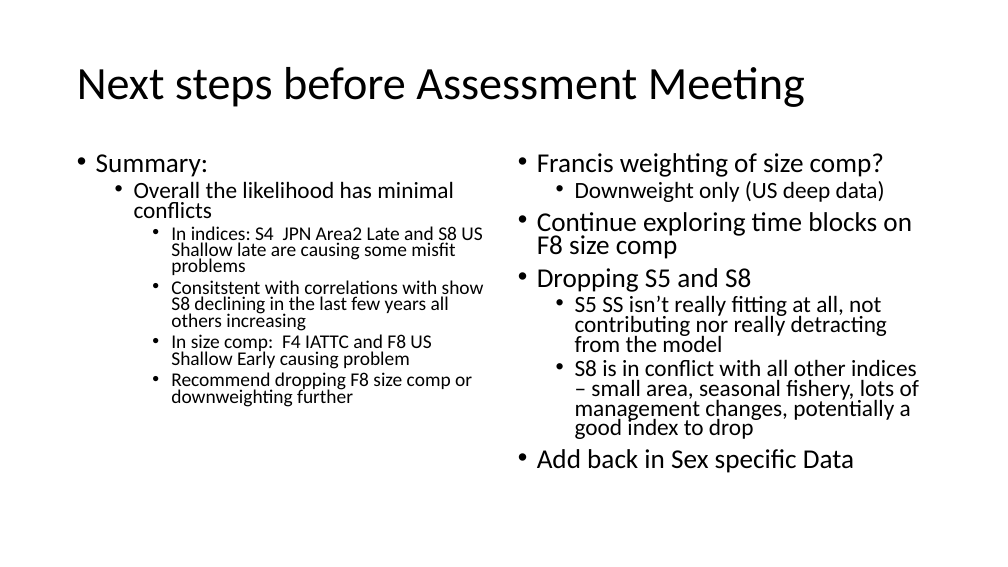
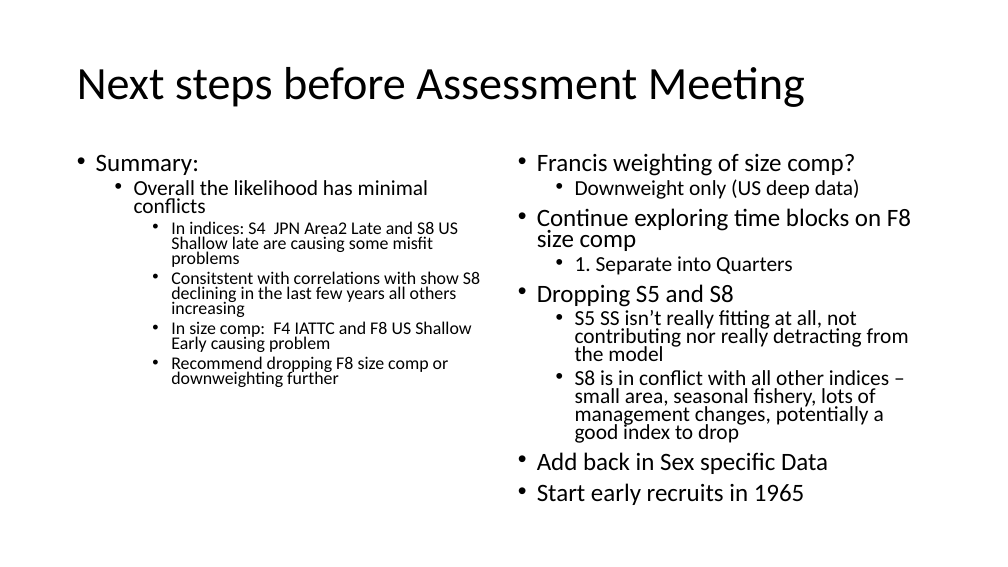
Before and after one commit to PIFSCstockassessments/WCNPOSWO-2023, a slide deck: slide 31 of 2023 North Pacific SWO assessment.pptx. Drawn at 1008x567 pixels with LibreOffice and Linux fonts; fonts in the diff are those of the drawing. Boxes give left, top, right and bottom in pixels: in the first picture for what was removed or moved away, otherwise in the second. Text is boxed around its words. In the diff, an @@ line names an element or a change of style, - is before the commit and + after.

```diff
--- a/2023 North Pacific SWO assessment.pptx
+++ b/2023 North Pacific SWO assessment.pptx
@@ text "Summary:" at box(96, 154, 480, 387): size 25.9 to 23.8 pt in "Summary:"; size 22.2 to 20.4 pt in "Overall the likelihood has minimal conflicts"; size 18.5 to 17 pt in "In indices: S4 JPN Area2 Late and ...", "Consitstent with correlations with show S8 declining ...", "In size comp: F4 IATTC and F8 ...", "Recommend dropping F8 size comp or downweighting ..." @@
@@ text at box(537, 153, 911, 474): size 25.9 to 23.8 pt in "Francis weighting of size comp?", "Continue exploring time blocks on F8 size ...", "Dropping S5 and S8", "Add back in Sex specific Data"; size 22.2 to 20.4 pt in "Downweight only (US deep data)", "S5 SS isn’t really fitting at all, ...", "S8 is in conflict with all other ..." @@
@@ text at box(575, 256, 792, 275): paragraph added @@
+  • 1. Separate into Quarters
@@ text at box(537, 483, 805, 505): paragraph added @@
+• Start early recruits in 1965
```
Also in this commit, not shown: 1 other slide changed, 1 other file.
